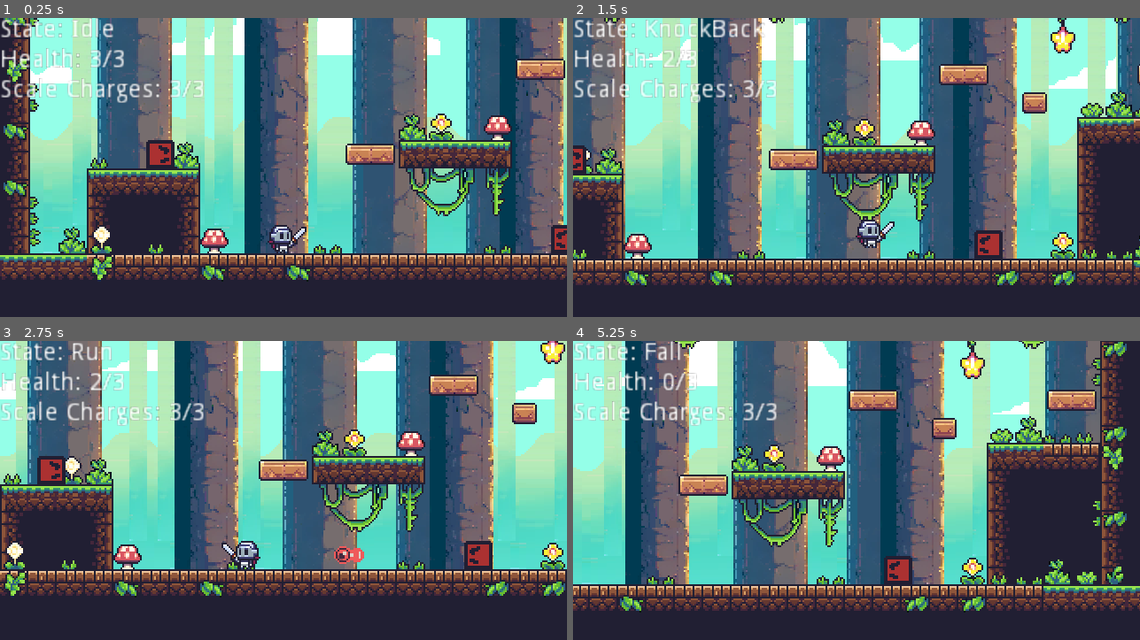
Above: before the commit, frames 1-4 (two rows, left to right).
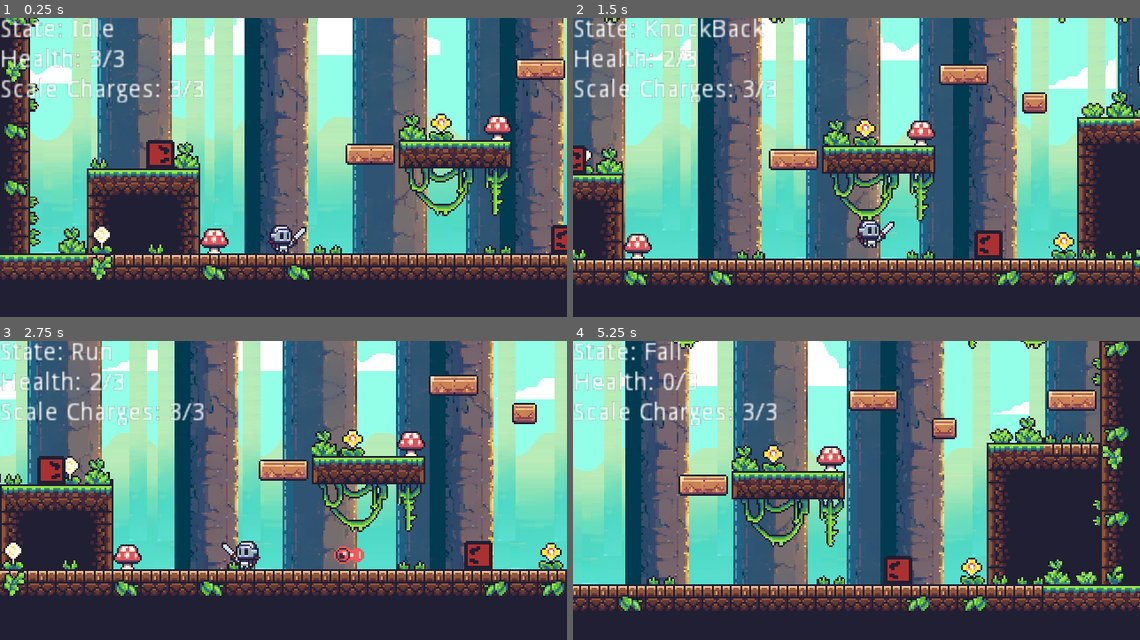
Above: after the commit, the same moments.

Repository: niro359/GameOff2023
Game: Godot game, scene res://scenes/demo/Demo.tscn
Two runs of this game, one before a commit and one after it. Both use one fixed random seed, a clock stepped at 60 frames per second and the inputs below. The project has no main scene, so this scene is started directly.
Inputs:
- Up to frame 1 (0.25 s): no input
- Up to frame 2 (1.5 s): hold Right (ui_right) from 0.53 s (still down); tap Up (ui_up) at 0.77 s
- Up to frame 3 (2.75 s): tap Up (ui_up) at 1.52 s; release Right (ui_right) at 2.03 s; hold Left (ui_left) from 2.03 s (still down)
- Up to frame 4 (5.25 s): release Left (ui_left) at 2.78 s; hold Right (ui_right) 2.78-4.28 s; tap Up (ui_up) at 3.02, 3.77, 4.52 s; hold Left (ui_left) 4.28-5.03 s; hold Right (ui_right) from 5.03 s (still down)

The runs differ from the first frame. In frame 1, 1.1% of the frame differs, in the area x 0-90%, y 0-89%; in frame 2, 1.7%; in frame 3, 2.2%; in frame 4, 2.7%, in the area x 8-98%, y 0-91%.

Commit message:
Dope Shader and updated spritesheet

Diff:
--- /dev/null
+++ b/assets/shader/windsway.tres
@@ -0,0 +1,21 @@
+[gd_resource type="Shader" format=2]
+
+[resource]
+code = "shader_type canvas_item;
+
+// Parameters to control the wind effect
+uniform float strength : hint_range(0.0, 10.0) = 2.0; // How much the pixels move
+uniform float frequency : hint_range(0.0, 10.0) = 2.0; // How fast the movement is
+
+void fragment() {
+    // Calculate the wind effect using a sine wave
+    float wind_effect = sin(TIME * frequency + UV.y * 10.0) * strength;
+
+    // Create a new variable for modified UV coordinates
+    vec2 modified_uv = UV;
+    modified_uv.x += wind_effect * 0.005; // The 0.005 factor reduces the effect to a subtle level
+
+    // Get the color from the texture with the modified UV coordinates
+    COLOR = texture(TEXTURE, modified_uv);
+}
+"
--- a/scenes/demo/Demo.tscn
+++ b/scenes/demo/Demo.tscn
@@ -1,9 +1,15 @@
-[gd_scene load_steps=16 format=2]
+[gd_scene load_steps=18 format=2]
 
 [ext_resource path="res://scenes/player/Player.tscn" type="PackedScene" id=1]
 [ext_resource path="res://scenes/enemies/PulsePacer.tscn" type="PackedScene" id=2]
 [ext_resource path="res://scenes/enemies/SneakShooter.tscn" type="PackedScene" id=3]
+[ext_resource path="res://assets/shader/windsway.tres" type="Shader" id=4]
 [ext_resource path="res://scenes/environment/new_tileset.tres" type="TileSet" id=5]
+
+[sub_resource type="ShaderMaterial" id=15]
+shader = ExtResource( 4 )
+shader_param/strength = 0.5
+shader_param/frequency = 3.0
 
 [sub_resource type="RectangleShape2D" id=1]
 extents = Vector2( 15.5, 123 )
@@ -90,10 +96,11 @@
 tile_data = PoolIntArray( -327698, 26, 0, -327697, 26, 0, -327696, 26, 0, -327695, 26, 0, -327694, 26, 0, -327693, 26,  …(13125 unchanged characters)…
 
 [node name="Greenery" type="TileMap" parent="."]
+material = SubResource( 15 )
 tile_set = ExtResource( 5 )
 cell_size = Vector2( 16, 16 )
 format = 1
-tile_data = PoolIntArray( 65528, 38, 0, 65530, 9, 0, 65531,  …(212 unchanged characters)… , 14, 536870926, 0, 16, 1610612740, 0, 18, 11, 0, 131063, 12, 0, 131064, -536870908, 0, 65549, 10, 0, 65554, 536870924, 0, 131089, -10737 …(731 unchanged characters)…
+tile_data = PoolIntArray( 65528, 38, 0, 65530, 9, 0, 65531,  …(212 unchanged characters)… , 14, 536870926, 0, 16, 1610612740, 0, 17, 10, 0, 18, 11, 0, 131063, 12, 0, 131064, -536870908, 0, 65554, 536870924, 0, 131089, -10737 …(731 unchanged characters)…
 
 [node name="CanvasLayer" type="CanvasLayer" parent="."]
 
Binary file changed: assets/environment/MockUp_SpriteSheet.png
